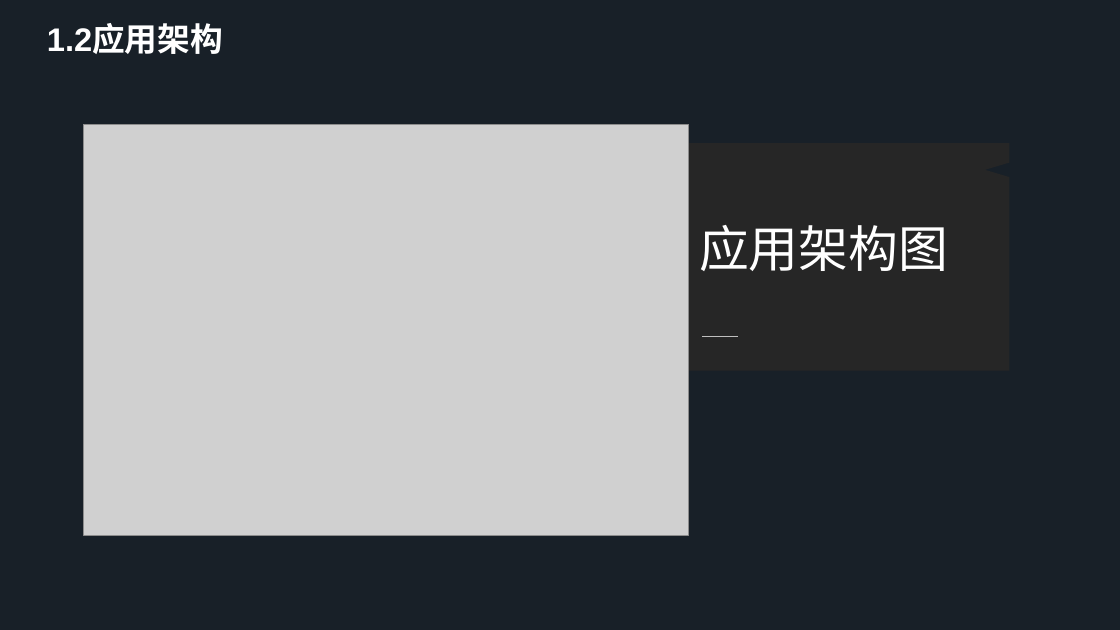
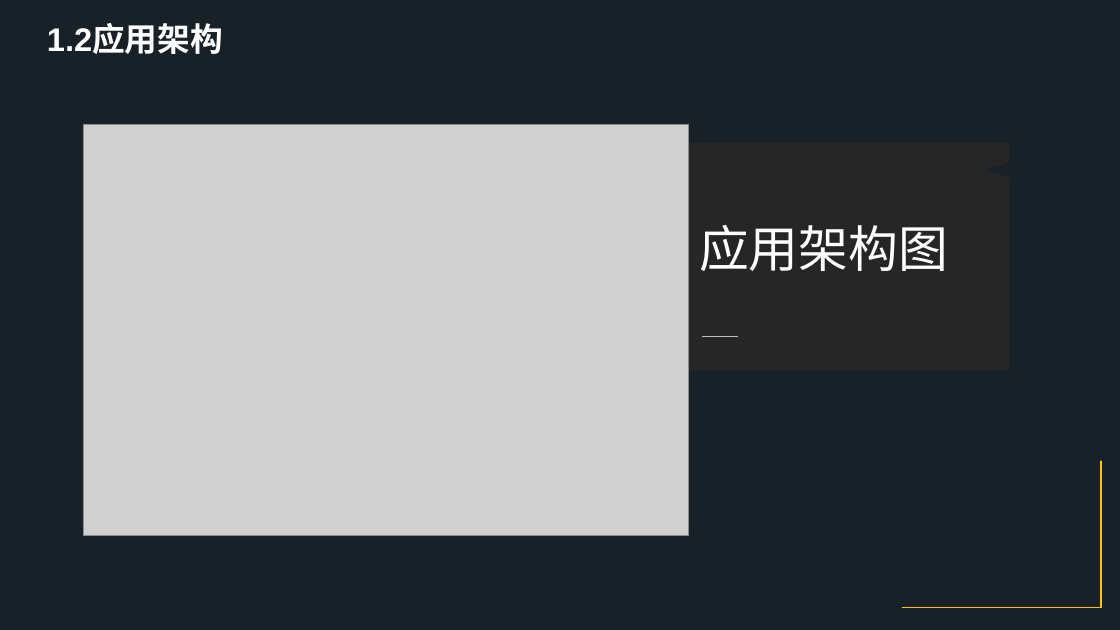
Before and after one commit to Software-Training/Development-steps, a slide deck: slide 5 of 项目架构与框架.pptx. Drawn at 1120x630 pixels with LibreOffice and Linux fonts; fonts in the diff are those of the drawing; grey boxes stand for pictures. Boxes give left, top, right and bottom in pixels: in the first picture for what was removed or moved away, otherwise in the second. Text is boxed around its words. In the diff, an @@ line names an element or a change of style, - is before the commit and + after.

```diff
--- a/项目架构与框架.pptx
+++ b/项目架构与框架.pptx
@@ half frame added at <box>902,460,1102,607</box>, fill #4472C4, outline #FEC303 1 pt @@
```
Also in this commit, not shown: 10 other slides changed, 8 slides added, 7 slides removed.
